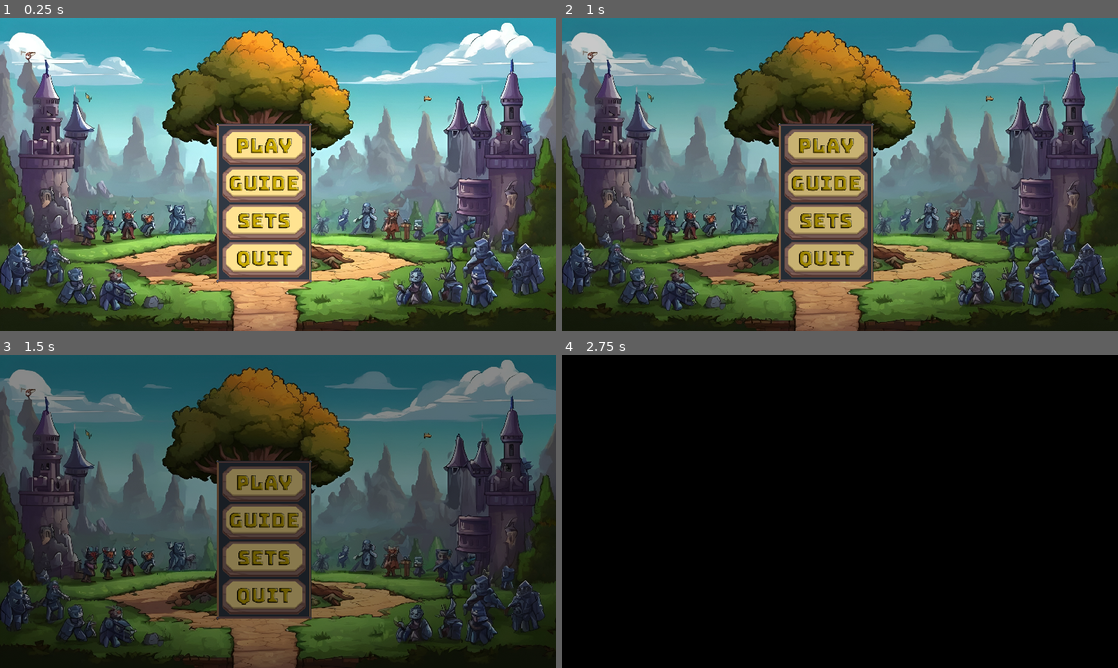
Above: before the commit, frames 1-4 (two rows, left to right).
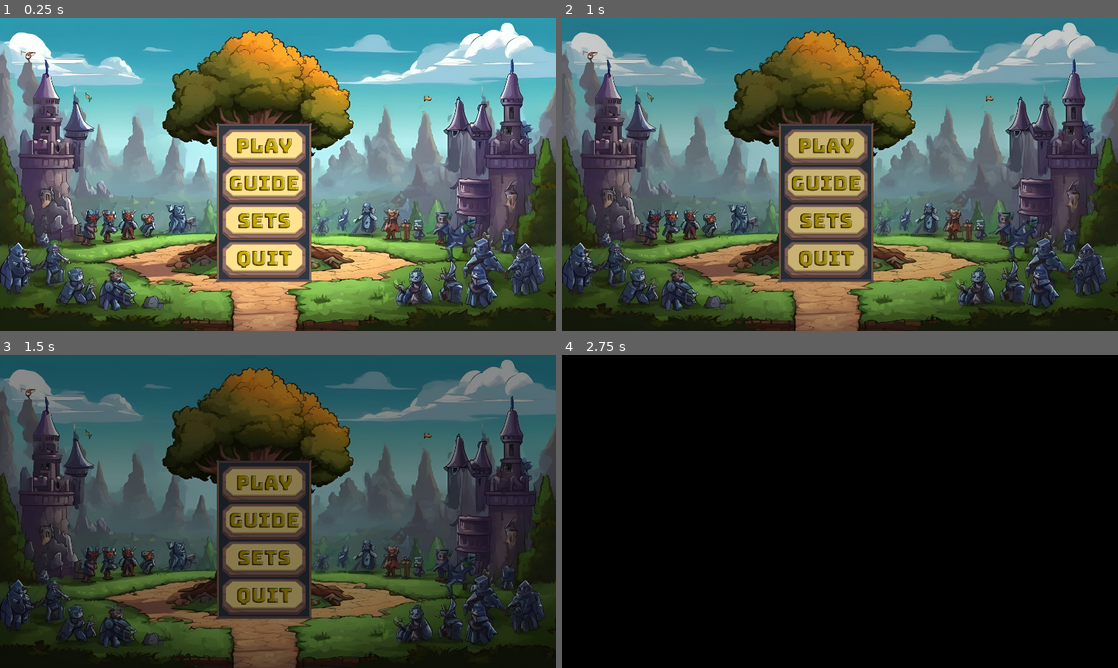
Above: after the commit, the same moments.

Repository: raven-xr/HolyOak-game
Game: Godot game, scene res://scenes/main_menu/main_menu.tscn
Same seed, same stepped clock (60 frames per second), same inputs: the game is played once before the commit and once after it.
Inputs (mouse positions are in pixels of both pictures, inside the frame that each line leads up to):
- Up to frame 1 (0.25 s): no input
- Up to frame 2 (1 s): click (828, 146) at 0.5 s
- Up to frame 3 (1.5 s): no input
- Up to frame 4 (2.75 s): no input

The runs differ from the first frame. In frame 1, 1.3% of the frame differs, in the area x 0-99%, y 1-98%; in frame 2, 0.9%; in frame 3, 0.4%; in frame 4, nothing differs.

Commit message:
Change default texture filter
* Set default texture filter from Nearest to Linear. Switching back to Nearest will be added in levels

Diff:
--- a/project.godot
+++ b/project.godot
@@ -43,7 +43,3 @@
 [layer_names]
 
 2d_physics/layer_1="Enemies"
-
-[rendering]
-
-textures/canvas_textures/default_texture_filter=0
--- a/scenes/main_menu/main_menu.gd
+++ b/scenes/main_menu/main_menu.gd
@@ -8,9 +8,13 @@
 @onready var quit_texture_button = $UserInterface/VBoxContainer/Quit_TextureButton
 
 func _ready():
+	# Set texture filter to linear (fix angularities)
+	set_texture_filter(CanvasItem.TEXTURE_FILTER_LINEAR)
 	var tween = get_tree().create_tween()
 	tween.tween_property(radio, "volume_db", -4.0, 4.0)
 	#await tween.finished # DEBUG
+	#change_level() # DEBUG
+	#await get_tree().create_timer(4.0).timeout # DEBUG
 	#get_tree().call_deferred("change_scene_to_file", "res://test_scene.tscn") # DEBUG
 
 func _on_play_texture_button_pressed():
@@ -40,7 +44,6 @@
 	tutorial_texture_button.disabled = true
 	settings_texture_button.disabled = true
 	quit_texture_button.disabled = true
-
 	var tween_1 = get_tree().create_tween()
 	tween_1.parallel().tween_property(self, "modulate", Color(0, 0, 0, 1), 2.0)
 	var tween_2 = get_tree().create_tween()
